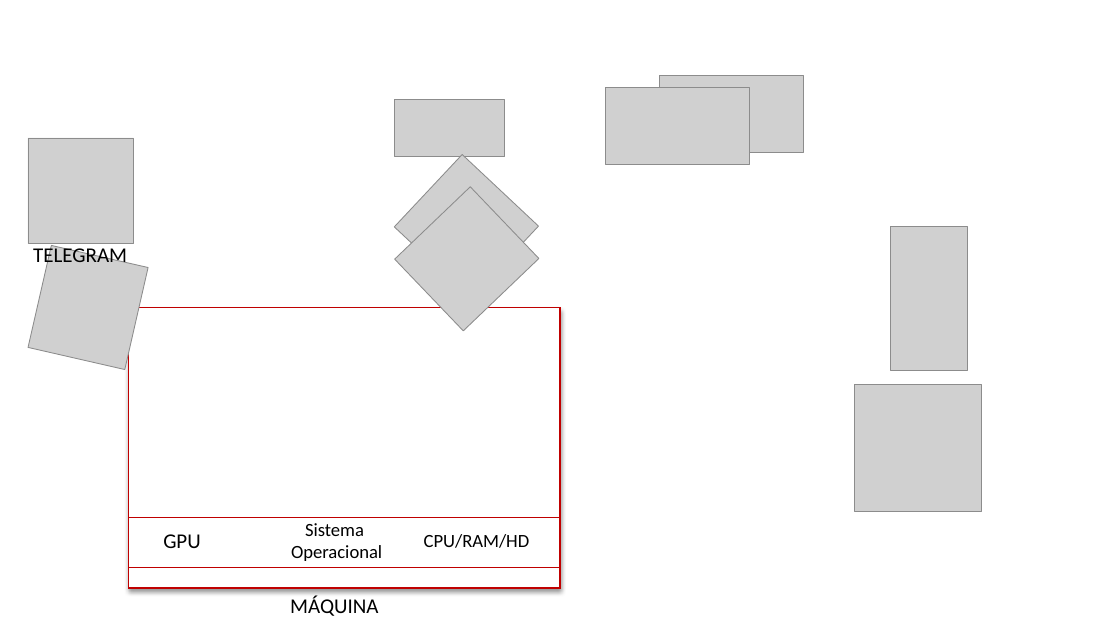
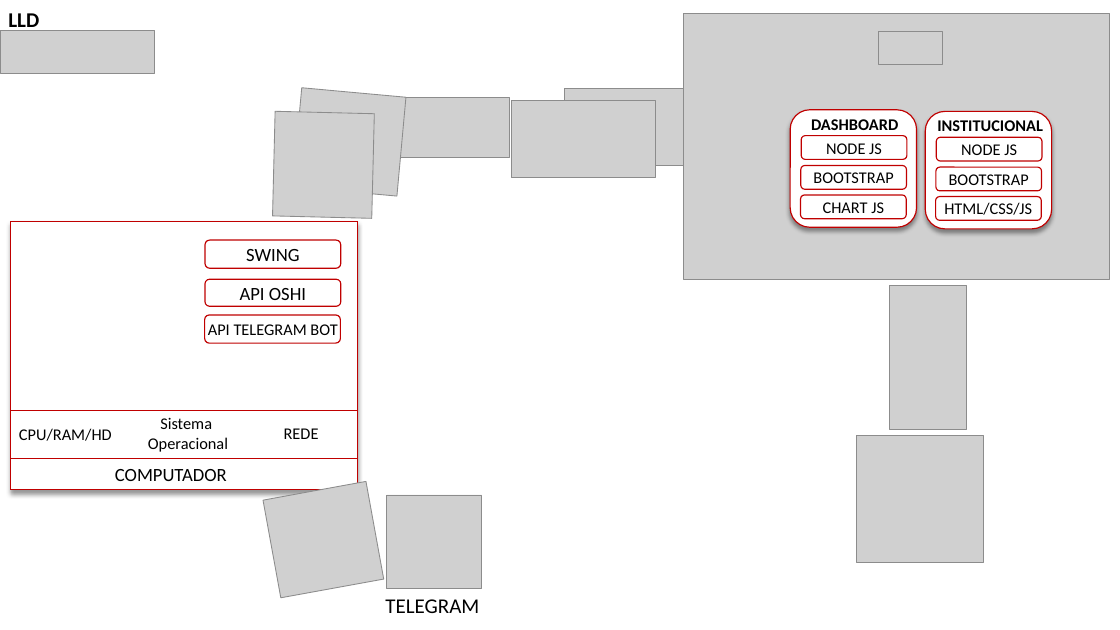
Before and after one commit to BandTec/grupo-07-adsa-20201, a slide deck: slide 3 of Documentação/HLD.LLD.DIAGRAMA.pptx (slide 5 before the commit). Drawn at 1120x630 pixels with LibreOffice and Linux fonts; fonts in the diff are those of the drawing; grey boxes stand for pictures. Boxes give left, top, right and bottom in pixels: in the first picture for what was removed or moved away, otherwise in the second. Text is boxed around its words. In the diff, an @@ line names an element or a change of style, - is before the commit and + after.

```diff
--- a/Documentação/HLD.LLD.DIAGRAMA.pptx
+++ b/Documentação/HLD.LLD.DIAGRAMA.pptx
@@ text added at [8, 13, 39, 33], 18 pt, text #000000, bold @@
+LLD
@@ picture added at [0, 30, 155, 73] @@
@@ picture at [293, 88, 407, 196]: rotation 223 to 185 degrees @@
@@ picture: place and size @@
-picture at [660, 76, 803, 153]
+picture at [565, 88, 708, 166]
@@ picture at [273, 111, 375, 218]: rotation 316 to 91 degrees @@
@@ picture: place and size @@
-picture at [395, 100, 505, 157]
+picture at [393, 97, 509, 157]
@@ picture: place and size @@
-picture at [606, 87, 749, 165]
+picture at [512, 101, 655, 178]
@@ group added at [684, 13, 1111, 279]: 8 rounded rectangles, 2 pictures, 2 texts @@
+INSTITUCIONAL
+NODE JS
+BOOTSTRAP
+DASHBOARD
+NODE JS
+BOOTSTRAP
+CHART JS
@@ text added at [944, 202, 1032, 215], 14 pt, text #000000 @@
+HTML/CSS/JS
@@ rectangle: place and size @@
-rectangle at [129, 308, 560, 588]
+rectangle at [11, 221, 358, 490]
@@ rounded rectangle added at [205, 240, 341, 269], outline #C00000 1 pt, 16 pt, text #000000 @@
+SWING
@@ rounded rectangle added at [205, 279, 341, 306], outline #C00000 1 pt, 16 pt, text #000000 @@
+API OSHI
@@ picture: place and size @@
-picture at [890, 226, 968, 370]
+picture at [889, 286, 967, 430]
@@ rounded rectangle added at [205, 315, 341, 344], outline #C00000 1 pt @@
@@ text added at [208, 324, 337, 335], 14 pt, text #000000 @@
+API TELEGRAM BOT
@@ rectangle: place and size @@
-rectangle at [129, 518, 560, 568]
+rectangle at [11, 411, 358, 459]
@@ text "Sistema": place and size @@
-text "Sistema" at [291, 523, 382, 561]
+text "Sistema" at [148, 417, 228, 452]
@@ text "Sistema" at [148, 417, 228, 452]: size 16 to 14 pt @@
@@ text "CPU/RAM/HD" at [19, 428, 112, 441]: size 16 to 14 pt @@
@@ text "CPU/RAM/HD": place and size @@
-text "CPU/RAM/HD" at [424, 534, 530, 548]
+text "CPU/RAM/HD" at [19, 428, 112, 441]
@@ text added at [284, 428, 319, 439], 14 pt, text #000000 @@
+REDE
@@ picture: place and size @@
-picture at [855, 385, 982, 512]
+picture at [857, 436, 984, 563]
@@ text added at [115, 469, 227, 481], 16 pt, text #000000 @@
+COMPUTADOR
@@ picture at [263, 481, 384, 598]: rotation 102 to 349 degrees @@
@@ picture: place and size @@
-picture at [28, 138, 134, 244]
+picture at [386, 495, 481, 589]
@@ text removed at [163, 534, 201, 548] @@
-GPU
@@ text removed at [290, 595, 378, 616] @@
-MÁQUINA
@@ text "TELEGRAM" rewrapped from [33, 244, 127, 268] to [385, 599, 479, 613] @@
```
Also in this commit, not shown: 3 other slides changed.
